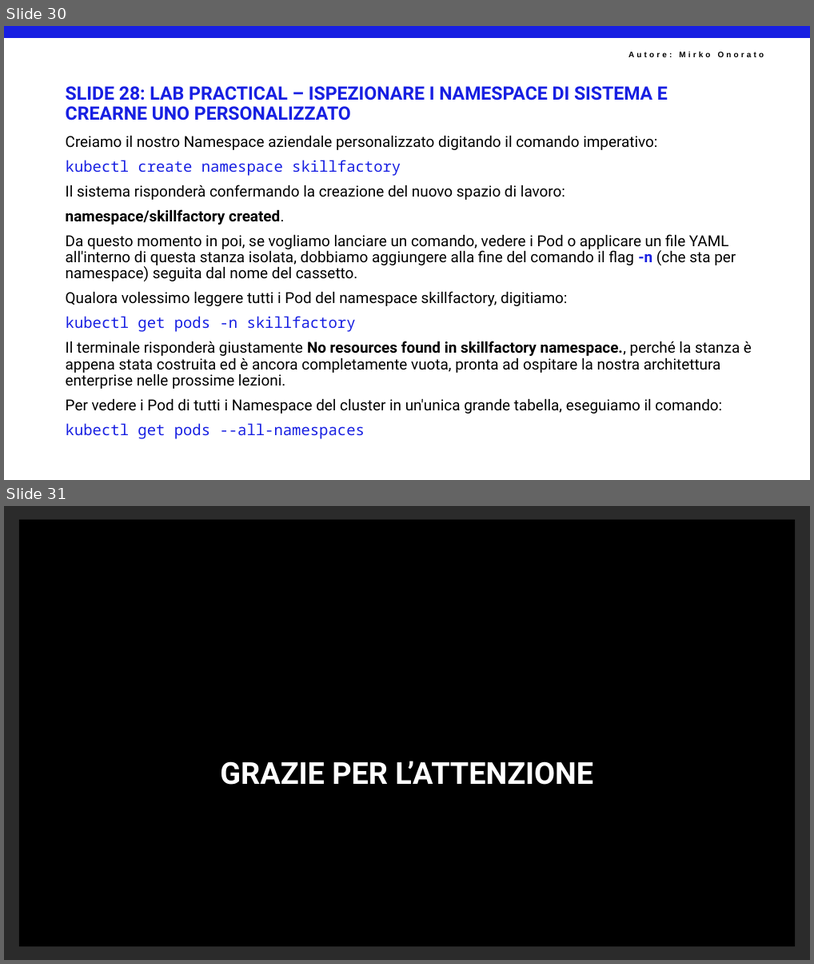
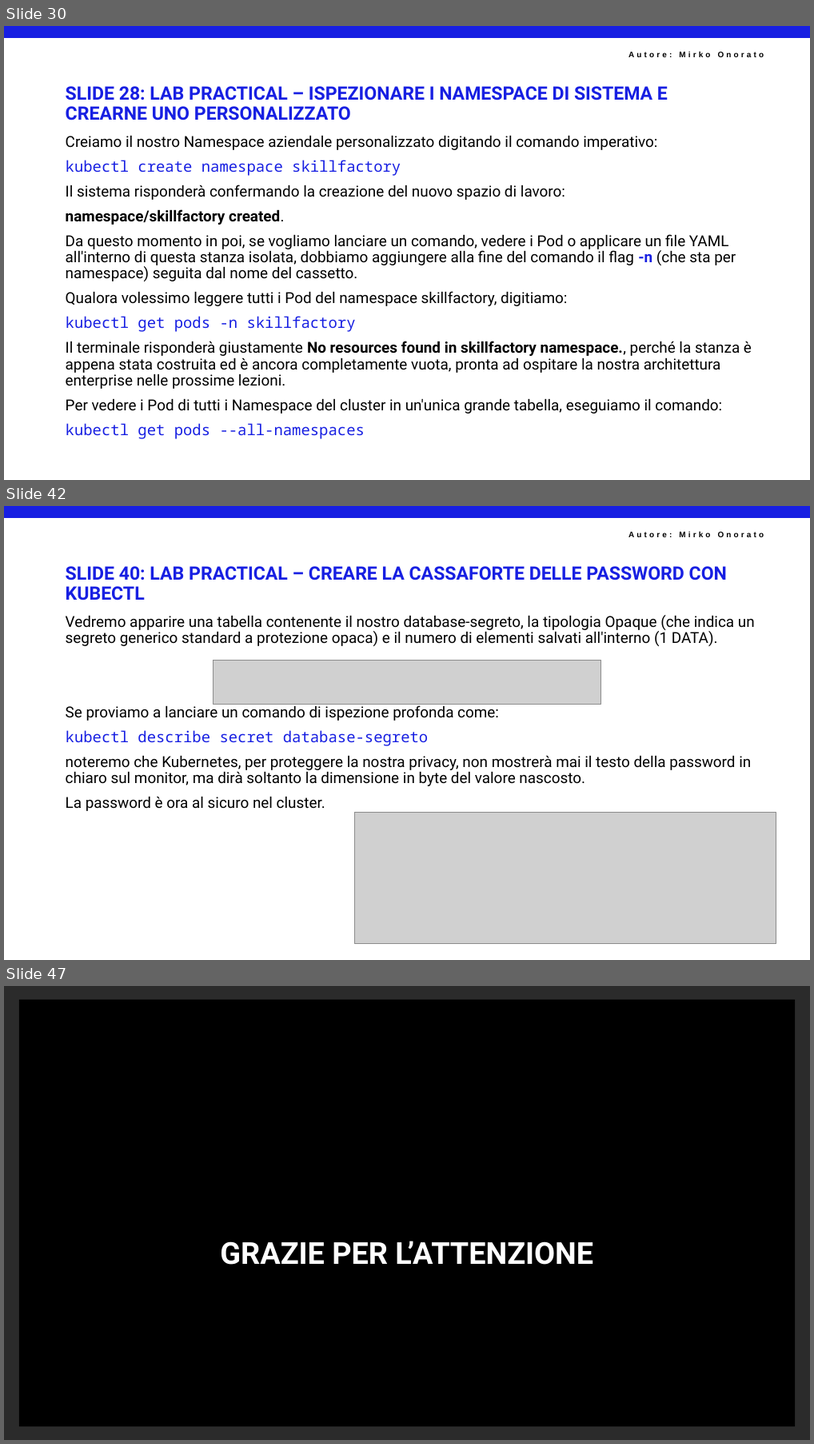
Before and after one commit to mirkoSkF/Docker-Slides, a slide deck: 5 - IL NETWORKING DI KUBERNETES E I SERVICE (L'ANIMA DELLA RETE).pptx. Shown one above the other, each under a label of ours: slides 30 and 31 before the commit, slides 30, 42 and 47 after it; the slides between them are not shown. The pictures are 814x964 and 814x1444 pixels, drawn with LibreOffice and Linux fonts; fonts in the diff are those of the drawing; grey boxes stand for pictures; background and template pictures are left out; a plain dark background stands for a picture behind light text. Boxes give left, top, right and bottom in pixels: in the first picture for what was removed or moved away, otherwise in the second. Text is boxed around its words. In the diff, an @@ line names an element or a change of style, - is before the commit and + after.

```diff
--- a/5 - IL NETWORKING DI KUBERNETES E I SERVICE (L'ANIMA DELLA RETE).pptx
+++ b/5 - IL NETWORKING DI KUBERNETES E I SERVICE (L'ANIMA DELLA RETE).pptx
@@ slide 42 added at [4,506,810,960], background #FFFFFF; not listed: 2 template elements that a slide beside it also shows @@
@@ title added at [66,566,727,580], 22 pt, text #171FE2, bold @@
+SLIDE 40: LAB PRACTICAL – CREARE LA CASSAFORTE DELLE PASSWORD CON KUBECTL
@@ text added at [66,615,755,811], 18 pt, text #000000 @@
+Vedremo apparire una tabella contenente il nostro database-segreto, la tipologia Opaque (che indica un segreto generico standard a protezione opaca) e il numero di elementi salvati all'interno (1 DATA).
+Se proviamo a lanciare un comando di ispezione profonda come:
+kubectl describe secret database-segreto
+noteremo che Kubernetes, per proteggere la nostra privacy, non mostrerà mai il testo della password in chiaro sul monitor, ma dirà soltanto la dimensione in byte del valore nascosto.
+La password è ora al sicuro nel cluster.
@@ picture added at [214,660,602,704] @@
@@ picture added at [355,812,777,944] @@
@@ what was slide 31 is now slide 47 @@
```
Also in this commit, not shown: 3 slides changed, 15 other slides added.
